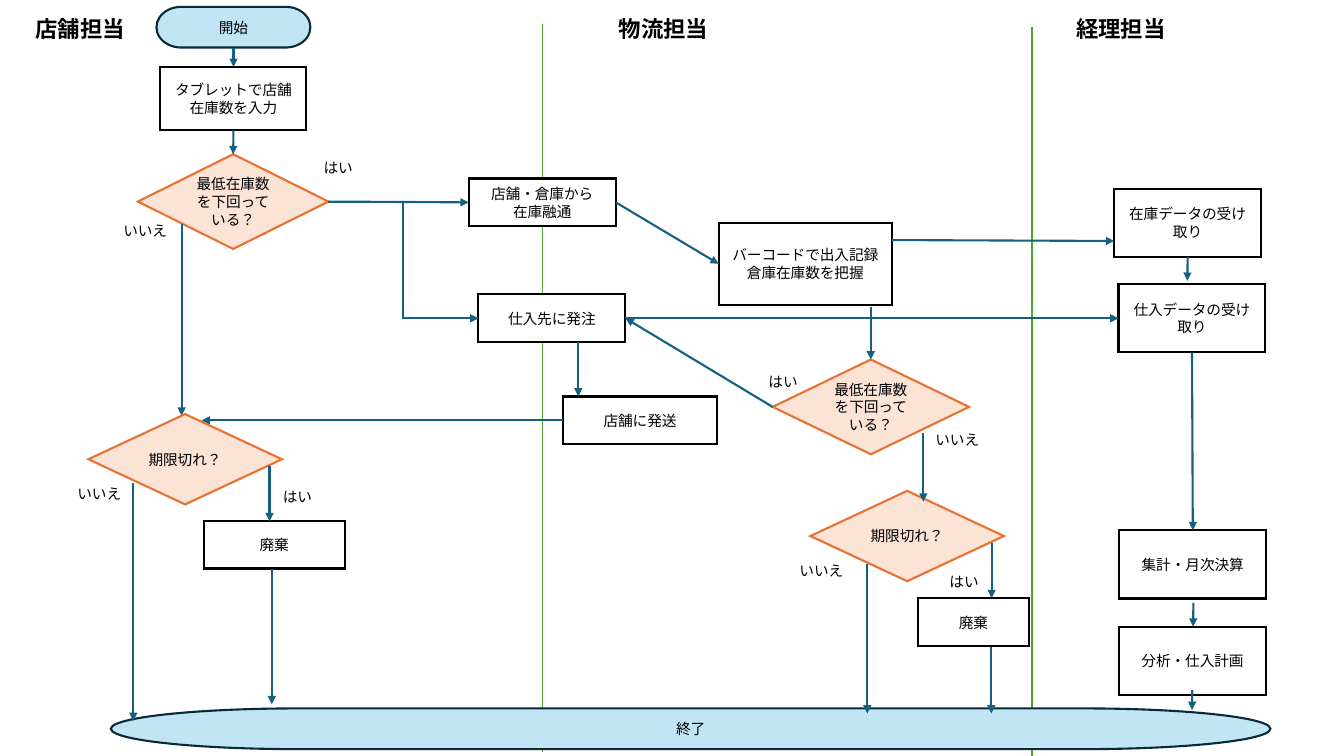
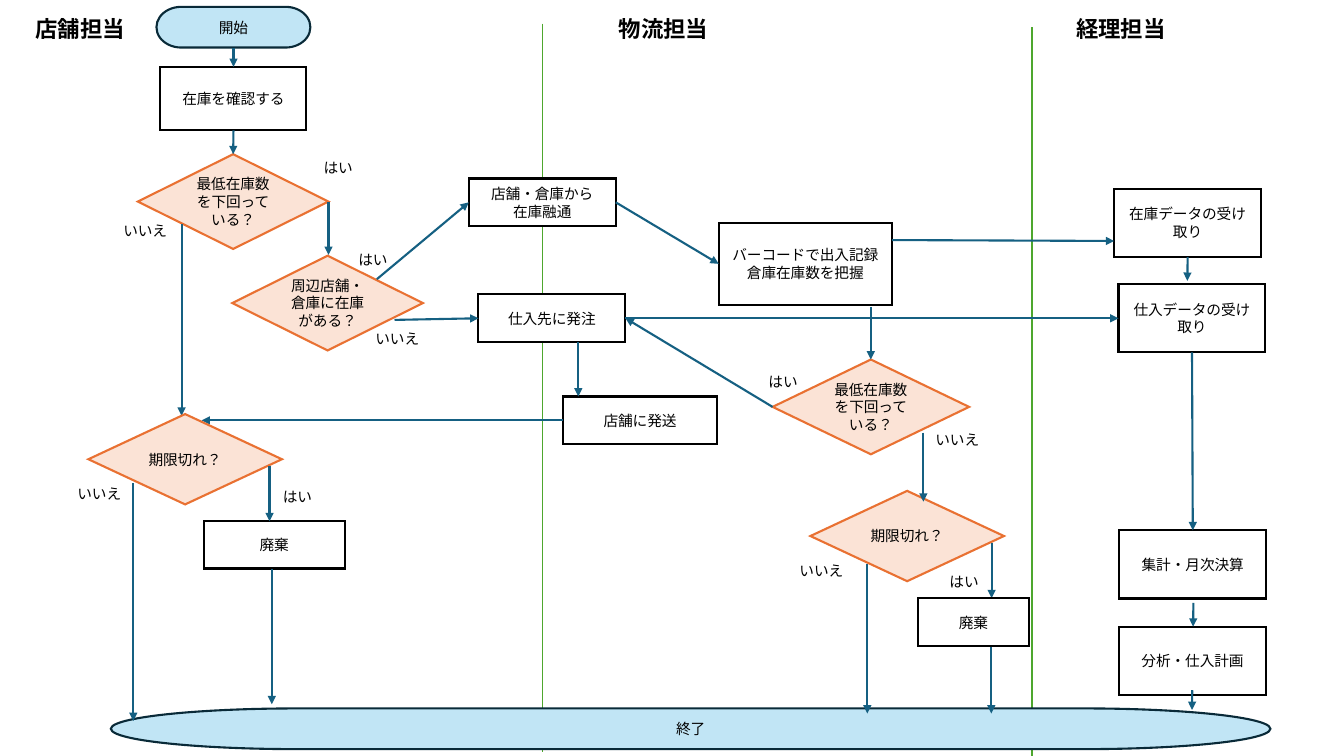
Before and after one commit to miwakanda/14_extratask, a slide deck: slide 2 of 02_Inventory/zaiko_flow.pptx. Drawn at 1344x756 pixels with LibreOffice and Linux fonts; fonts in the diff are those of the drawing. Boxes give left, top, right and bottom in pixels: in the first picture for what was removed or moved away, otherwise in the second. Text is boxed around its words. In the diff, an @@ line names an element or a change of style, - is before the commit and + after.

Commit message:
在庫の課題再提出

```diff
--- a/02_Inventory/zaiko_flow.pptx
+++ b/02_Inventory/zaiko_flow.pptx
@@ text in rectangle at box(182, 91, 284, 106): text changed @@
-タブレットで店舗在庫数を入力
+在庫を確認する
@@ arrow moved from (329, 202) - (469, 203) to (329, 202) - (329, 255) @@
@@ elbow arrow removed from (329, 202) to (479, 319) @@
@@ arrow added from (377, 279) to (469, 203), #156082 1.5 pt @@
@@ diamond added at box(233, 256, 423, 351), fill #FBE3D6, outline #E97132 1.5 pt, 10.5 pt, text #000000 @@
+周辺店舗・倉庫に在庫がある？
@@ text added at box(358, 253, 387, 266), 10.5 pt, text #000000 @@
+はい
@@ arrow added from (394, 320) to (479, 319), #156082 1.5 pt @@
@@ text added at box(375, 332, 419, 345), 10.5 pt, text #000000 @@
+いいえ
```
Also in this commit, not shown: 3 other files.
